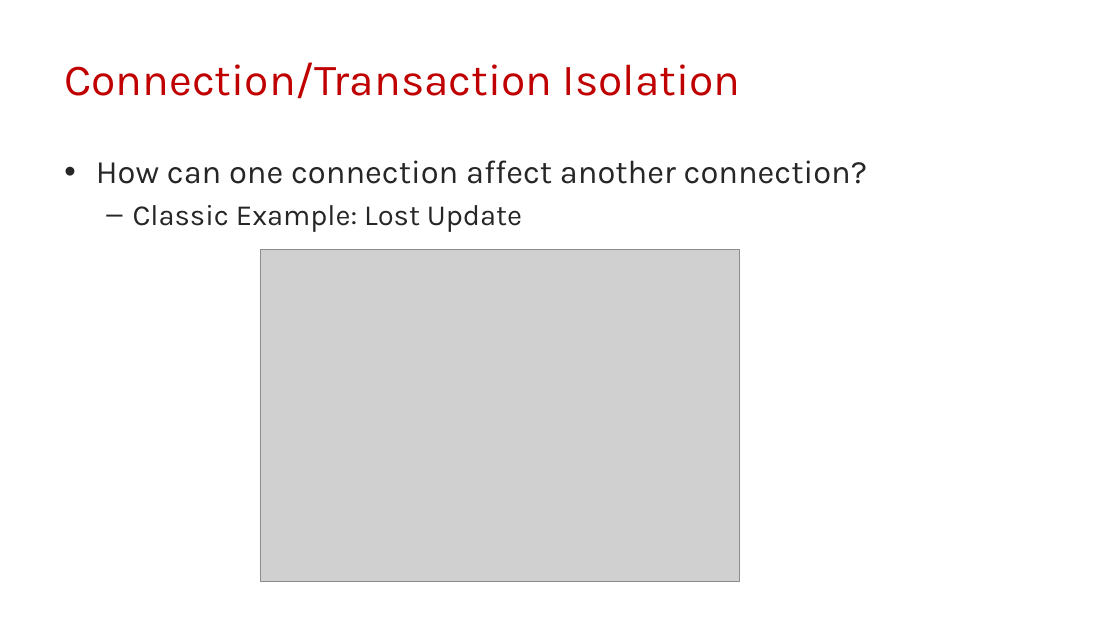
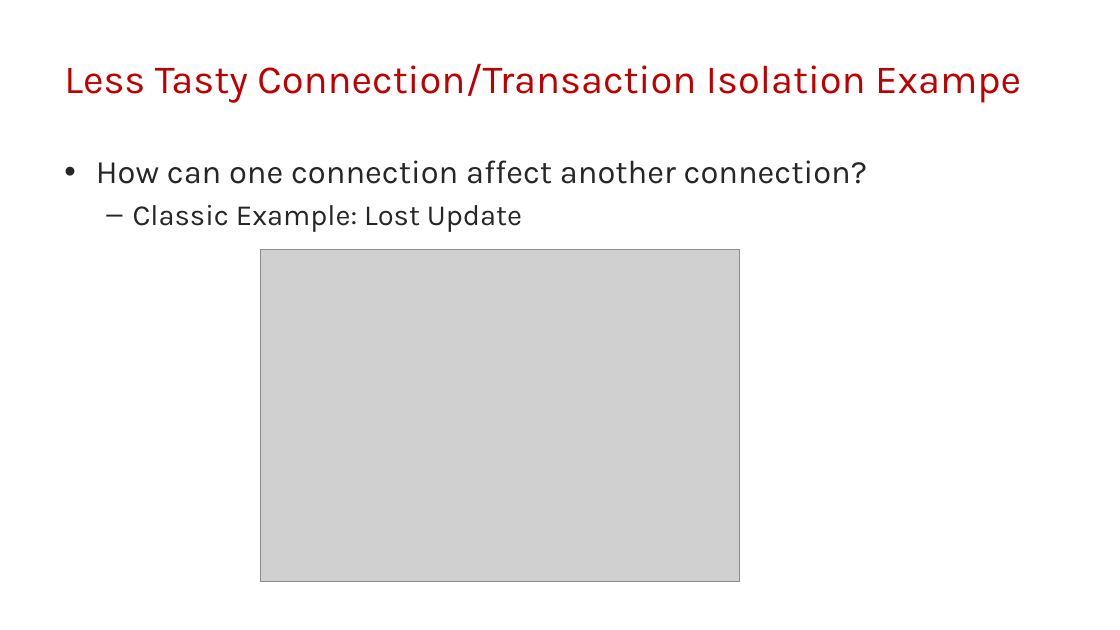
Before and after one commit to drsqlgithub/Presentation-Downloads, a slide deck: slide 13 of Concurrency/Matters of Concurrency.pptx (slide 7 before the commit). Drawn at 1120x630 pixels with LibreOffice and Linux fonts; fonts in the diff are those of the drawing; grey boxes stand for pictures; background and template pictures are left out. Boxes give left, top, right and bottom in pixels: in the first picture for what was removed or moved away, otherwise in the second. Text is boxed around its words. In the diff, an @@ line names an element or a change of style, - is before the commit and + after.

```diff
--- a/Concurrency/Matters of Concurrency.pptx
+++ b/Concurrency/Matters of Concurrency.pptx
@@ title at (64, 63, 1021, 103): text changed; size 38 to 34.2 pt @@
-Connection/Transaction Isolation
+Less Tasty Connection/Transaction Isolation Exampe
```
Also in this commit, not shown: 5 other slides changed, 7 slides added, 3 other files.
